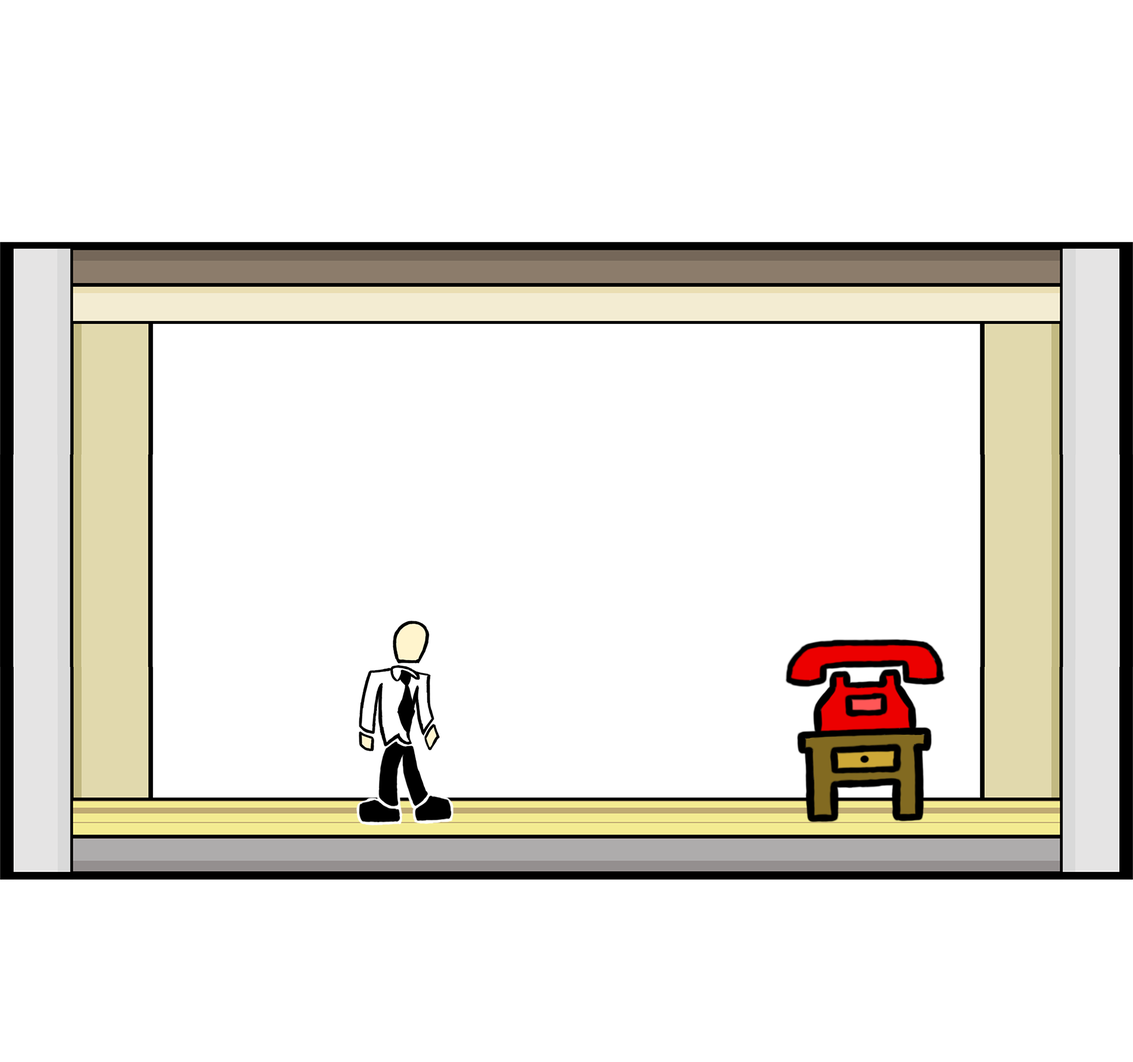
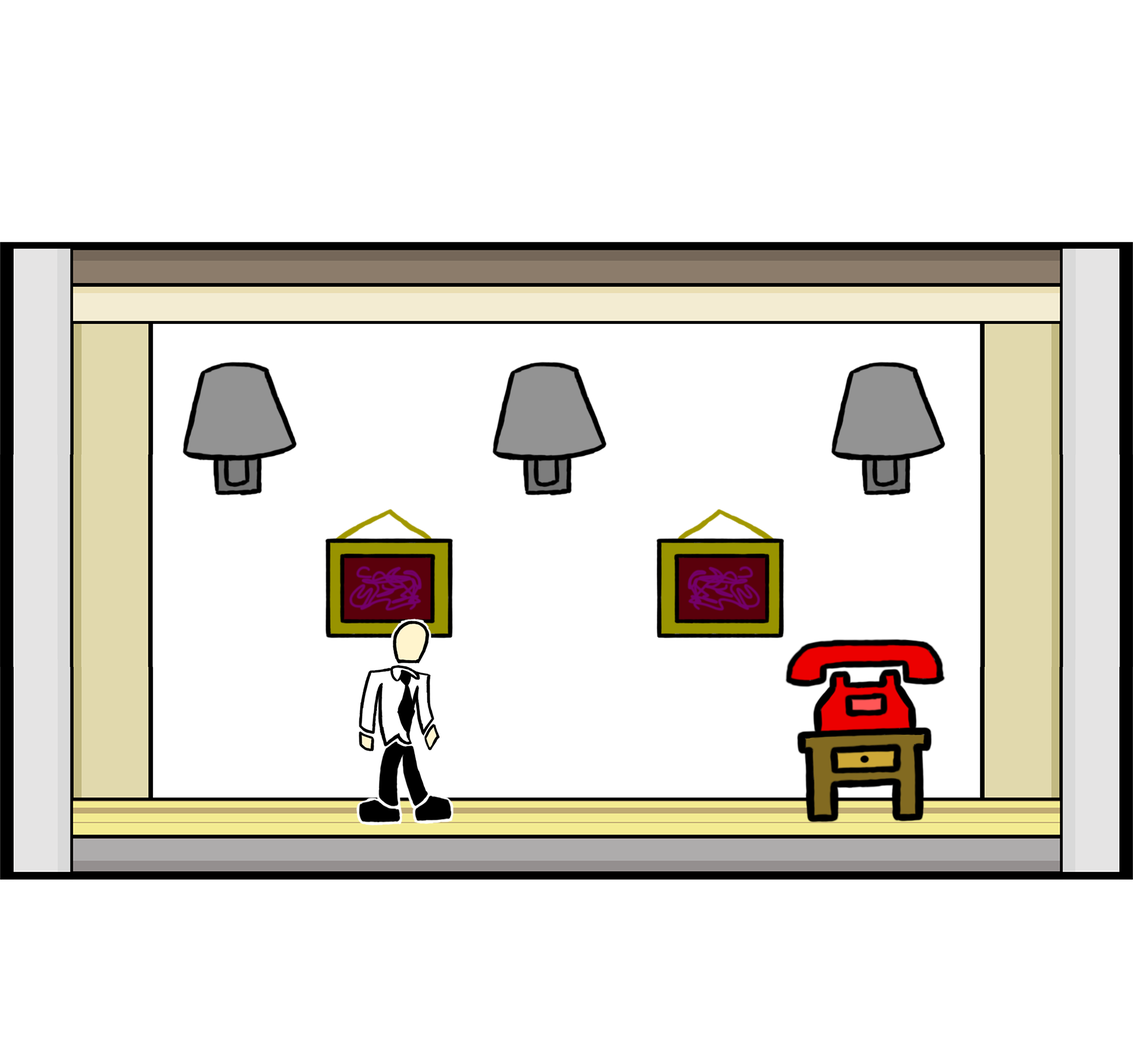
Two versions of the same layered image (1133x1062). Layer-by-layer changes:
moved "Layer 15" above "Layer 13" over [355, 618, 454, 639]
added layer "Layer 19 copy" above "Layer 19" over [656, 508, 785, 639]
added layer "Layer 19" above "Layer 18 copy 2" over [325, 508, 454, 639]
added layer "Layer 18 copy 2" above "Layer 18 copy" over [830, 361, 946, 497]
added layer "Layer 18 copy" above "Layer 18" over [492, 361, 607, 497]
added layer "Layer 18" above "Layer 17" over [182, 361, 297, 497]
